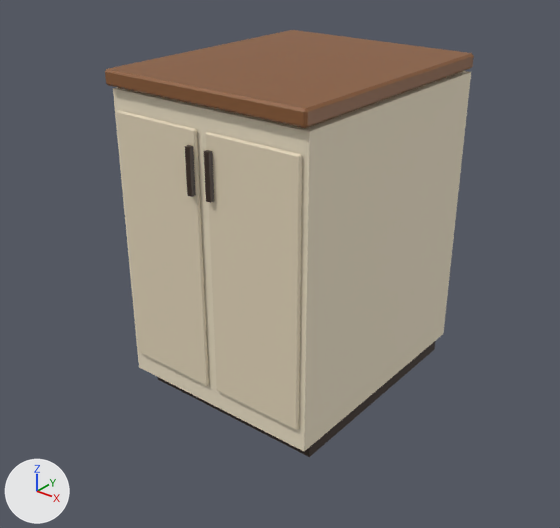
A saved change to the glTF model godot/assets/models/furniture/counter_section.glb.
Rendered twice from a 50 mm lens placed at (1.206, -1.577, 1.312), pointed at (-0.007, -0.06, 0.372). Arrows for +X, +Y and +Z are at lower left; the lights stay in place. The older version comes first. Vertices at exactly the same position are counted once.

In view in the first picture: 'counter_section'.
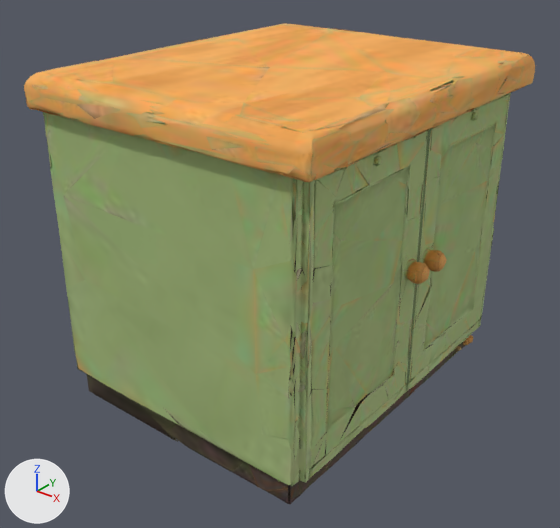
What differs and where, as boxes (x1, y1, x2, y2) in the pictures (560 x 528 px):
'counter_section', reshaped, recoloured (38% wider, 13% taller): before (105, 30, 474, 457); after (24, 23, 535, 504)
part 1 of me_counter_section, rebuilt (43% wider, 27% taller): before (113, 71, 471, 451); after (24, 23, 535, 504)
part 2 of me_counter_section, deleted: before (105, 30, 474, 457)
part 3 of me_counter_section, added: after (289, 93, 511, 492)
part 4 of me_counter_section, added: after (29, 85, 51, 168)

The change, as a list of edits to the scene's bpy script:
```text
Add img_image_2:
    img_image_2 = load_image('Image_2', '_unpacked/Image_2', 512, 512, 'Non-Color')
Add img_image_0:
    img_image_0 = load_image('Image_0', '_unpacked/Image_0', 512, 512, 'sRGB')
Add mat_material_0:
    mat_material_0 = bpy.data.materials.new('Material_0')
    # uses the picture img_image_0
    # uses the picture img_image_2
Change me_counter_section:
    used by ob_counter_section; location = (0.0, 0.0, 0.0)
    remove me_counter_section.from_pydata(...)  # 104 vertices, 180 faces; spans x -0.305..0.305, y -0.371..0.371, z 0.0..0.92
    remove me_counter_section.materials.append(mat_ceee2c8)  # pale yellow #eee2c8
    remove me_counter_section.materials.append(mat_c3a2a20_001)  # brown #3a2a20
    remove me_counter_section.materials.append(mat_c8a5a34)  # brown #8a5a34
    remove me_counter_section.materials.append(mat_ce6d8bc)  # beige #e6d8bc
    remove me_counter_section.materials.append(mat_c3a2a20)  # brown #3a2a20
    add me_counter_section.from_pydata(...)  # 6143 vertices, 5999 faces; spans x -0.437..0.437, y -0.513..0.513, z 0.0..0.92
    me_counter_section part 1: the loose piece of 8 vertices spanning x -0.3..0.3, y -0.349..0.371, z 0.06..0.87 is rebuilt with 3962 vertices and now spans x -0.437..0.437, y -0.513..0.513, z 0.0..0.92, in mat_material_0
    me_counter_section part 2: 6 loose pieces with 96 vertices, spanning x -0.305..0.305, y -0.371..0.371, z 0.0..0.92, are deleted
    me_counter_section part 3: 2115 vertices added at x 0.225..0.437, y -0.485..0.48, z 0.003..0.836
    me_counter_section part 4: 23 vertices added at x -0.436..-0.345, y -0.508..-0.387, z 0.675..0.895
    other edits to the shape of me_counter_section do not show in these pictures
    add me_counter_section.materials.append(mat_material_0)
```
